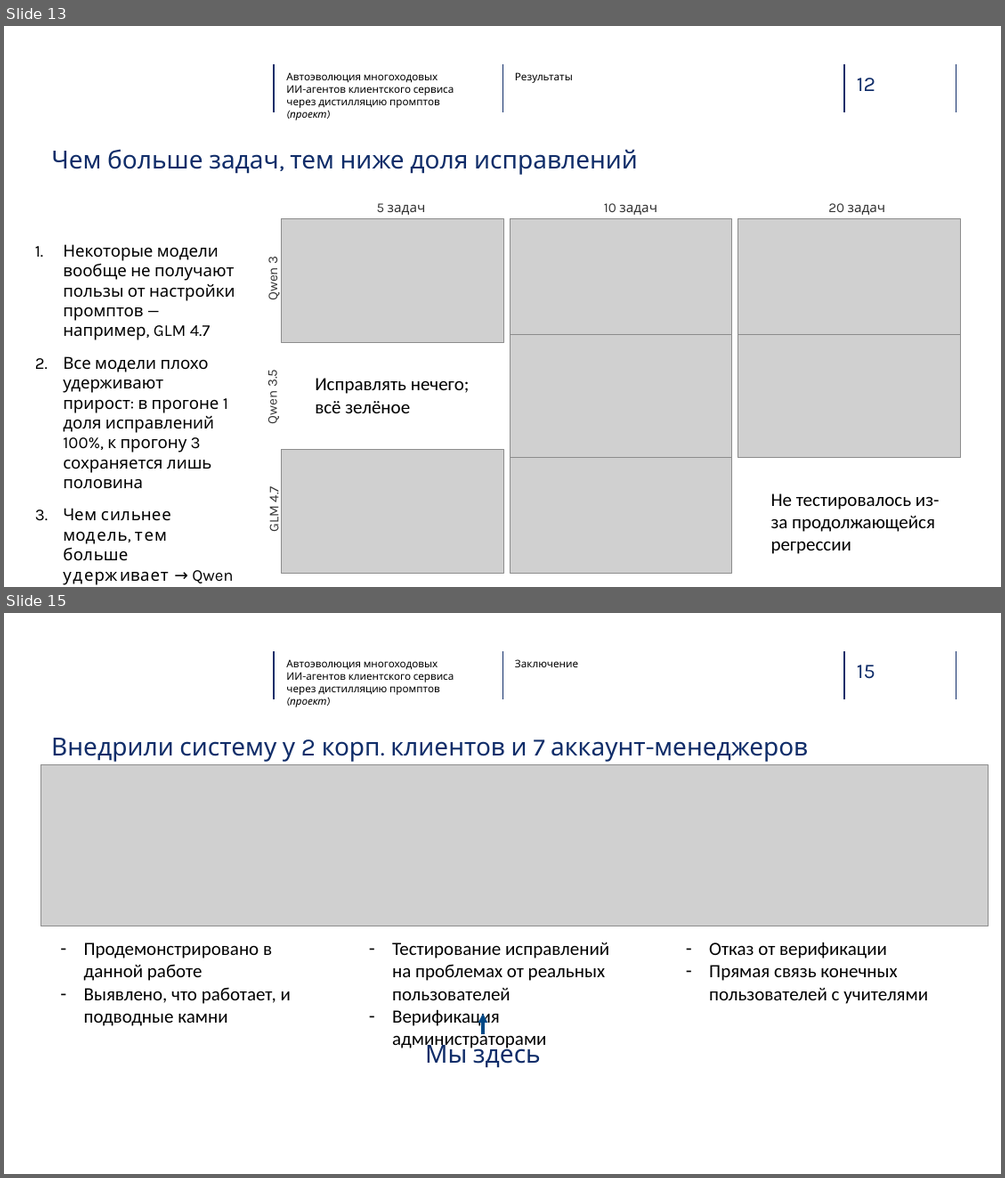
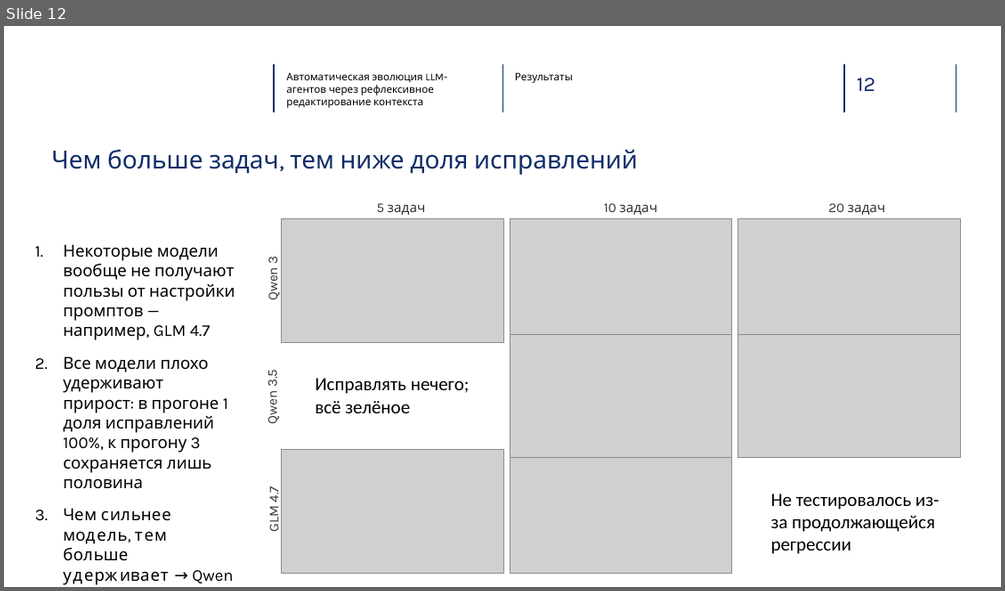
Before and after one commit to glebdementev/tau-evo, a slide deck: slides/defense_ru.pptx. Shown one above the other, each under a label of ours: slides 13 and 15 before the commit, slide 12 after it; the slides between them are not shown. The pictures are 1005x1178 and 1005x591 pixels, drawn with LibreOffice and Linux fonts; fonts in the diff are those of the drawing; grey boxes stand for pictures; background and template pictures are left out. Boxes give left, top, right and bottom in pixels: in the first picture for what was removed or moved away, otherwise in the second. Text is boxed around its words. In the diff, an @@ line names an element or a change of style, - is before the commit and + after.

```diff
--- a/slides/defense_ru.pptx
+++ b/slides/defense_ru.pptx
@@ slide 15 removed at bbox=[4, 613, 1001, 1174], background #FFFFFF @@
@@ line removed from (274, 651) to (274, 699) @@
@@ text removed at bbox=[286, 659, 454, 707] @@
-Автоэволюция многоходовых
-ИИ-агентов клиентского сервиса через дистилляцию промптов (проект)
@@ line removed from (502, 651) to (502, 699) @@
@@ text removed at bbox=[515, 659, 578, 667] @@
-Заключение
@@ line removed from (844, 651) to (844, 699) @@
@@ text removed at bbox=[857, 665, 875, 679] @@
-15
@@ line removed from (956, 651) to (956, 699) @@
@@ text removed at bbox=[51, 738, 808, 762] @@
-Внедрили систему у 2 корп. клиентов и 7 аккаунт-менеджеров
@@ picture removed at bbox=[40, 765, 988, 925] @@
@@ text removed at bbox=[84, 942, 291, 1026] @@
-– Продемонстрировано в данной работе
-– Выявлено, что работает, и подводные камни
@@ text removed at bbox=[392, 941, 609, 1051] @@
-– Тестирование исправлений на проблемах от реальных пользователей
-– Верификация администраторами
@@ text removed at bbox=[709, 941, 928, 1004] @@
-– Отказ от верификации
-– Прямая связь конечных пользователей с учителями
@@ text removed at bbox=[425, 1038, 541, 1068] @@
-Мы здесь
@@ arrow removed from (484, 1034) to (484, 1013) @@
@@ what was slide 13 is now slide 12 @@
@@ slide 12 changed as well @@
@@ text at bbox=[286, 72, 447, 108]: text changed @@
-Автоэволюция многоходовых
-ИИ-агентов клиентского сервиса через дистилляцию промптов (проект)
+Автоматическая эволюция LLM-агентов через рефлексивное редактирование контекста
```
Also in this commit, not shown: 12 other slides changed, 2 slides added, 2 other slides removed, 2 other files.
